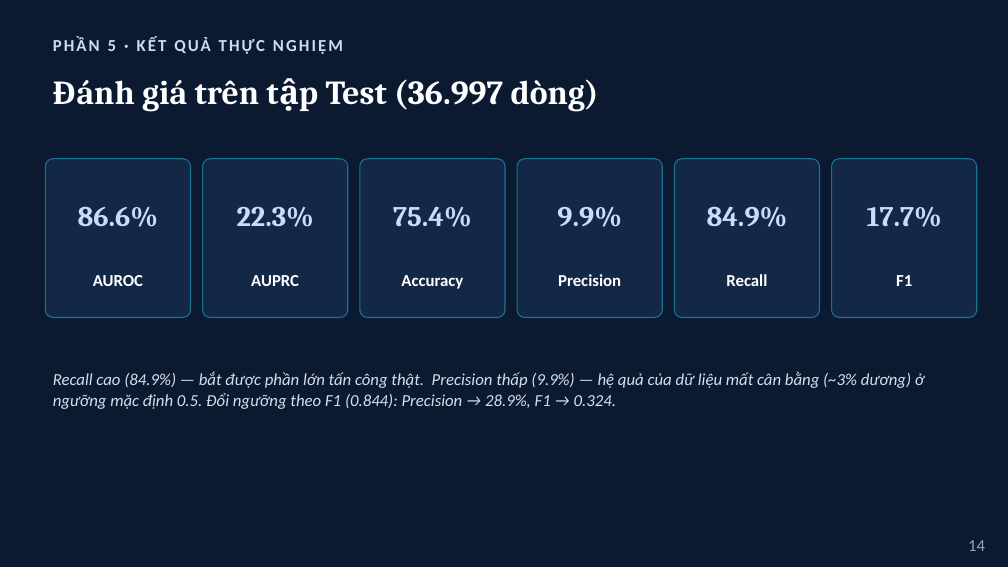
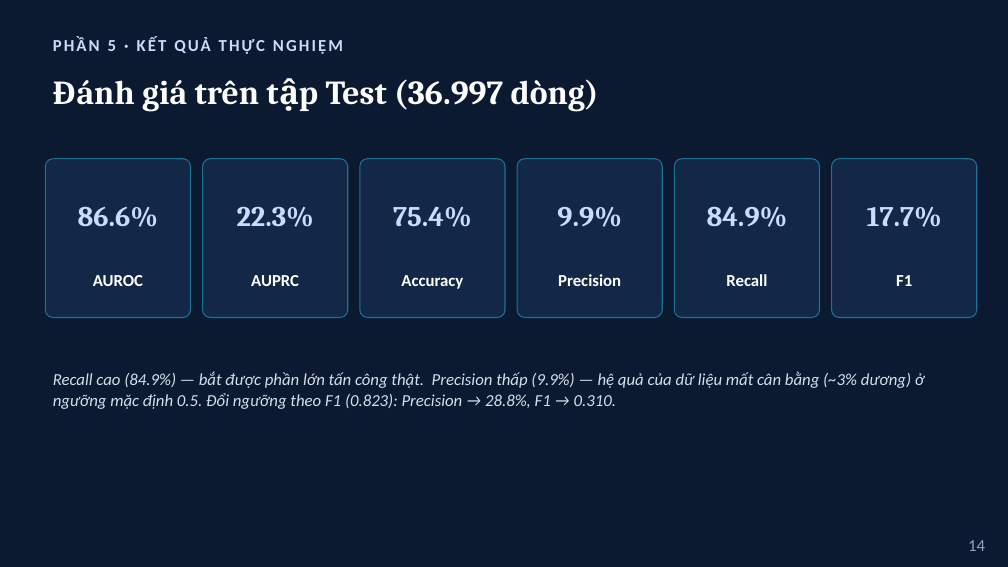
Before and after one commit to 2591317-student/MachineLearningAdvance, a slide deck: slide 14 of Nhom_10-Nhan_Kien_Tuan.pptx. Drawn at 1008x567 pixels with LibreOffice and Linux fonts; fonts in the diff are those of the drawing. Boxes give left, top, right and bottom in pixels: in the first picture for what was removed or moved away, otherwise in the second. Text is boxed around its words. In the diff, an @@ line names an element or a change of style, - is before the commit and + after.

```diff
--- a/Nhom_10-Nhan_Kien_Tuan.pptx
+++ b/Nhom_10-Nhan_Kien_Tuan.pptx
@@ text at [53, 372, 924, 409]: text changed @@
-Recall cao (84.9%) — bắt được phần lớn tấn công thật. Precision thấp (9.9%) — hệ quả của dữ liệu mất cân bằng (~3% dương) ở ngưỡng mặc định 0.5. Đổi ngưỡng theo F1 (0.844): Precision → 28.9%, F1 → 0.324.
+Recall cao (84.9%) — bắt được phần lớn tấn công thật. Precision thấp (9.9%) — hệ quả của dữ liệu mất cân bằng (~3% dương) ở ngưỡng mặc định 0.5. Đổi ngưỡng theo F1 (0.823): Precision → 28.8%, F1 → 0.310.
```
Also in this commit, not shown: 1 other file.
